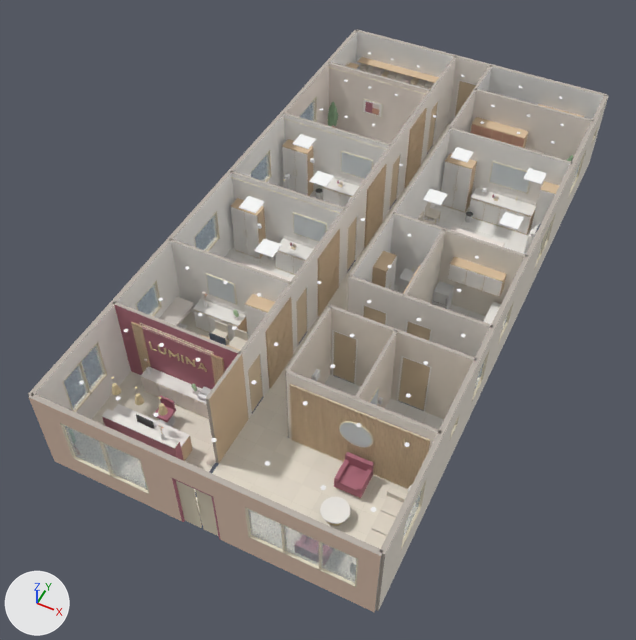
What one commit did to the OBJ model modelos/predio_completo/LUMINA_Clinica_completa.obj.
One viewpoint serves both versions: a 50 mm lens placed at (1279.0, -2885.0, 2116.0), pointed at (437.0, -1202.0, 13.0). Lighting does not change. The marker at lower left points along +X, +Y and +Z. The older version comes first. Where no turn or scale is listed for an object, it has been applied to the vertices.

The first picture shows 'LUMINA_Clinica_completa'.
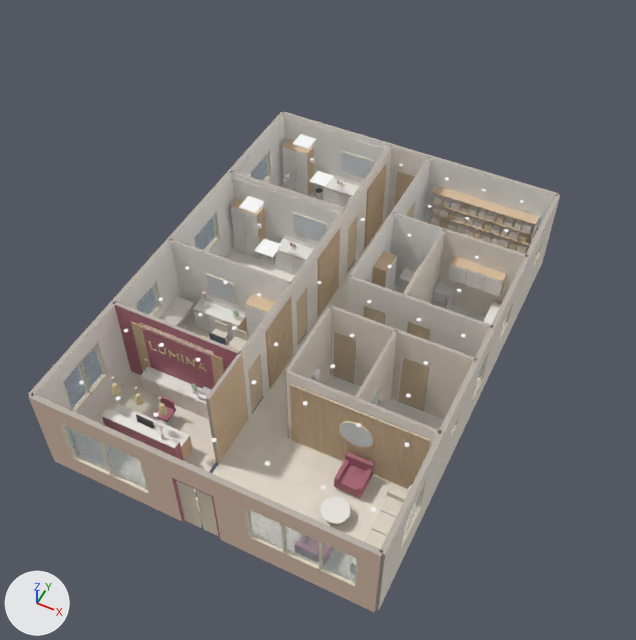
Pixel boxes [x1, y1, x2, y2] of what changed, in the pictures (636 x 640 px):
'LUMINA_Clinica_completa', reshaped (8% narrower, 14% shorter): before [28, 29, 608, 612]; after [28, 112, 560, 612]
part 1 of me_lumina_clinica_completa, deleted: before [276, 29, 607, 417]
part 2 of me_lumina_clinica_completa, reshaped: before [248, 30, 608, 437]; after [248, 112, 560, 437]

The change, as a diff of the scene's bpy script:
```diff
--- a/modelos/predio_completo/LUMINA_Clinica_completa.obj.py
+++ b/modelos/predio_completo/LUMINA_Clinica_completa.obj.py
@@ me_lumina_clinica_completa @@
-me_lumina_clinica_completa.from_pydata(...)  # 20101 vertices, 32884 faces; spans x 0.0..1000.0, y -2000.0..0.0, z 0.0..300.0
+me_lumina_clinica_completa.from_pydata(...)  # 14545 vertices, 23762 faces; spans x 0.0..1000.0, y -2000.0..-610.0, z 0.0..300.0
+# me_lumina_clinica_completa part 1: 555 loose pieces with 6404 vertices, spanning x 7.0..1000.0, y -1575.0..0.0, z 0.0..300.0, are deleted
+# me_lumina_clinica_completa part 2: 14 vertices moved within x 565.0..985.0, y -625.0, z 0.0; 367 vertices removed from x 0.0..1000.0, y -1575.0..-7.0, z 0.0..300.0; 1215 vertices added at x 0.0..1000.0, y -1585.0..-610.0, z 0.0..300.0
+# other edits to the shape of me_lumina_clinica_completa do not show in these pictures
 me_lumina_clinica_completa.materials.append(mat_w_f1ece3)
@@ me_lumina_clinica_completa @@
 me_lumina_clinica_completa.materials.append(mat_w_ebdccb)
-me_lumina_clinica_completa.materials.append(mat_w_f0ece4)  # white #f8f6f3
-me_lumina_clinica_completa.materials.append(mat_w_ebd9c7)  # white #f6eee5
-me_lumina_clinica_completa.materials.append(mat_w_f1eadf)  # white #f9f6f0
 me_lumina_clinica_completa.materials.append(mat_w_e9d8c0)
@@ me_lumina_clinica_completa @@
 me_lumina_clinica_completa.materials.append(mat_w_f4eee4)
-me_lumina_clinica_completa.materials.append(mat_w_ebd5c2)  # white #f6ece2
 me_lumina_clinica_completa.materials.append(mat_w_b98a5b)
@@ me_lumina_clinica_completa @@
 me_lumina_clinica_completa.materials.append(mat_w_e4ddd0)
-me_lumina_clinica_completa.materials.append(mat_w_dfd9cc)  # white #f0eee7
 me_lumina_clinica_completa.materials.append(mat_w_e6dfd2)
@@ me_lumina_clinica_completa @@
 me_lumina_clinica_completa.materials.append(mat_w_e0d9cd)
-me_lumina_clinica_completa.materials.append(mat_w_ddd7ca)  # white #efede6
 me_lumina_clinica_completa.materials.append(mat_w_e7e0d2)
@@ me_lumina_clinica_completa @@
 me_lumina_clinica_completa.materials.append(mat_w_e1d9cb)
-me_lumina_clinica_completa.materials.append(mat_w_eae2d4)  # white #f6f2eb
 me_lumina_clinica_completa.materials.append(mat_w_e2dacc)
 me_lumina_clinica_completa.materials.append(mat_w_e6ded0)
-me_lumina_clinica_completa.materials.append(mat_w_e5ddcf)  # white #f3efe9
-me_lumina_clinica_completa.materials.append(mat_w_e9e0d2)  # white #f5f1ea
 me_lumina_clinica_completa.materials.append(mat_w_e1d9cc)
@@ me_lumina_clinica_completa @@
 me_lumina_clinica_completa.materials.append(mat_w_e3dbcd)
-me_lumina_clinica_completa.materials.append(mat_w_e8dfd1)  # white #f5f0ea
-me_lumina_clinica_completa.materials.append(mat_w_e0dacd)  # white #f1eee8
-me_lumina_clinica_completa.materials.append(mat_w_e1dace)  # white #f1eee8
 me_lumina_clinica_completa.materials.append(mat_branco_quente)
@@ me_lumina_clinica_completa @@
 me_lumina_clinica_completa.materials.append(mat_areia)
+me_lumina_clinica_completa.materials.append(mat_w_ddccae)  # pale yellow #efe7d7
+me_lumina_clinica_completa.materials.append(mat_w_e0d8ca)  # white #f1ede6
+me_lumina_clinica_completa.materials.append(mat_w_e9e1d3)  # white #f5f1eb
+me_lumina_clinica_completa.materials.append(mat_w_eae1d3)  # white #f6f1eb
+me_lumina_clinica_completa.materials.append(mat_w_e2dacd)  # white #f2eee8
+me_lumina_clinica_completa.materials.append(mat_w_dfd8ca)  # white #f0ede6
```
